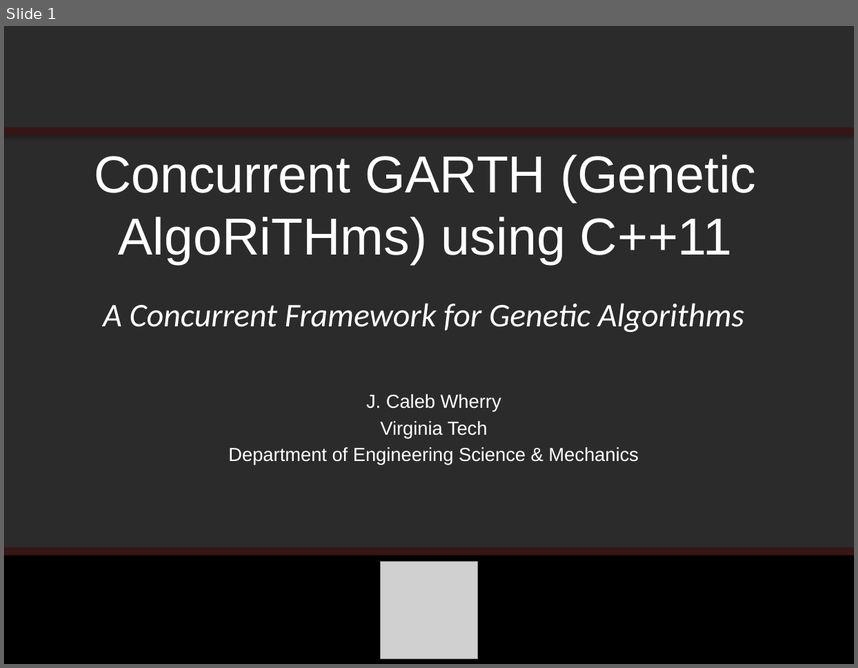
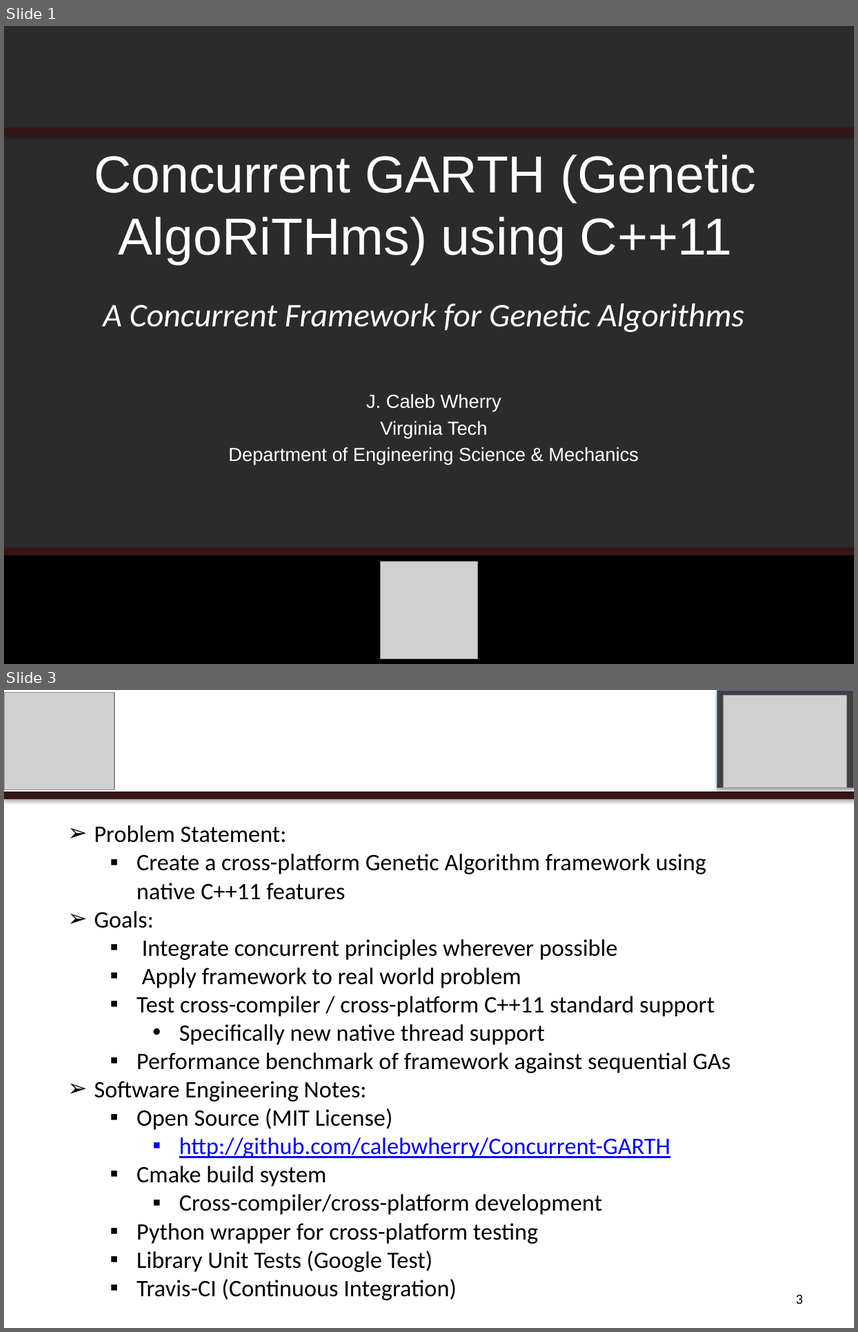
Before and after one commit to calebwherry/Concurrent-GARTH, a slide deck: doc/presentations/VT-CS-5510/Concurrent-GARTH.pptx. Shown one above the other, each under a label of ours: slide 1 before the commit, slides 1 and 3 after it; the slides between them are not shown. The pictures are 858x668 and 858x1332 pixels, drawn with LibreOffice and Linux fonts; fonts in the diff are those of the drawing; grey boxes stand for pictures; background and template pictures are left out; a plain dark background stands for a picture behind light text. Boxes give left, top, right and bottom in pixels: in the first picture for what was removed or moved away, otherwise in the second. Text is boxed around its words. In the diff, an @@ line names an element or a change of style, - is before the commit and + after.

```diff
--- a/doc/presentations/VT-CS-5510/Concurrent-GARTH.pptx
+++ b/doc/presentations/VT-CS-5510/Concurrent-GARTH.pptx
@@ slide 3 added at box(4, 690, 854, 1328), background #FFFFFF; not listed: 1 template element that a slide beside it also shows @@
@@ picture added at box(4, 693, 114, 789) @@
@@ rectangle added at box(717, 690, 854, 788), fill #404040, outline #4B7EBC 0.75 pt @@
@@ picture added at box(723, 695, 846, 788) @@
@@ text added at box(126, 715, 719, 775), 36 pt, text #FFFFFF @@
+Intro & Motivations
@@ text added at box(94, 825, 731, 1300), 20 pt, text #000000 @@
+➢ Problem Statement:
+  ▪ Create a cross-platform Genetic Algorithm framework using native C++11 features
+➢ Goals:
+    ▪ Integrate concurrent principles wherever possible
+    ▪ Apply framework to real world problem
+  ▪ Test cross-compiler / cross-platform C++11 standard support
+    • Specifically new native thread support
+  ▪ Performance benchmark of framework against sequential GAs
+➢ Software Engineering Notes:
+  ▪ Open Source (MIT License)
+    ▪ http://github.com/calebwherry/Concurrent-GARTH
+  ▪ Cmake build system
+    ▪ Cross-compiler/cross-platform development
+  ▪ Python wrapper for cross-platform testing
+  ▪ Library Unit Tests (Google Test)
+  ▪ Travis-CI (Continuous Integration)
@@ page number added at box(796, 1294, 803, 1303), 12 pt, text #000000 @@
+3
```
Also in this commit, not shown: 4 slides changed, 5 other slides added, 4 slides removed, 7 other files.
